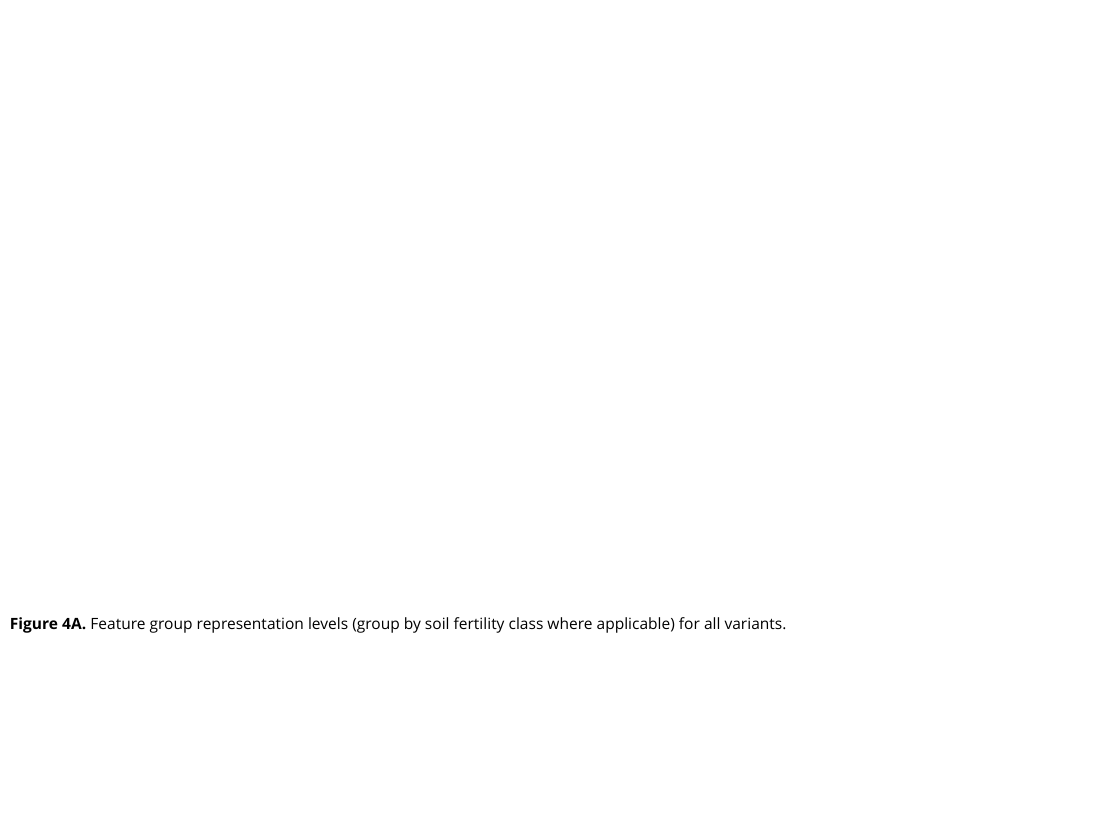
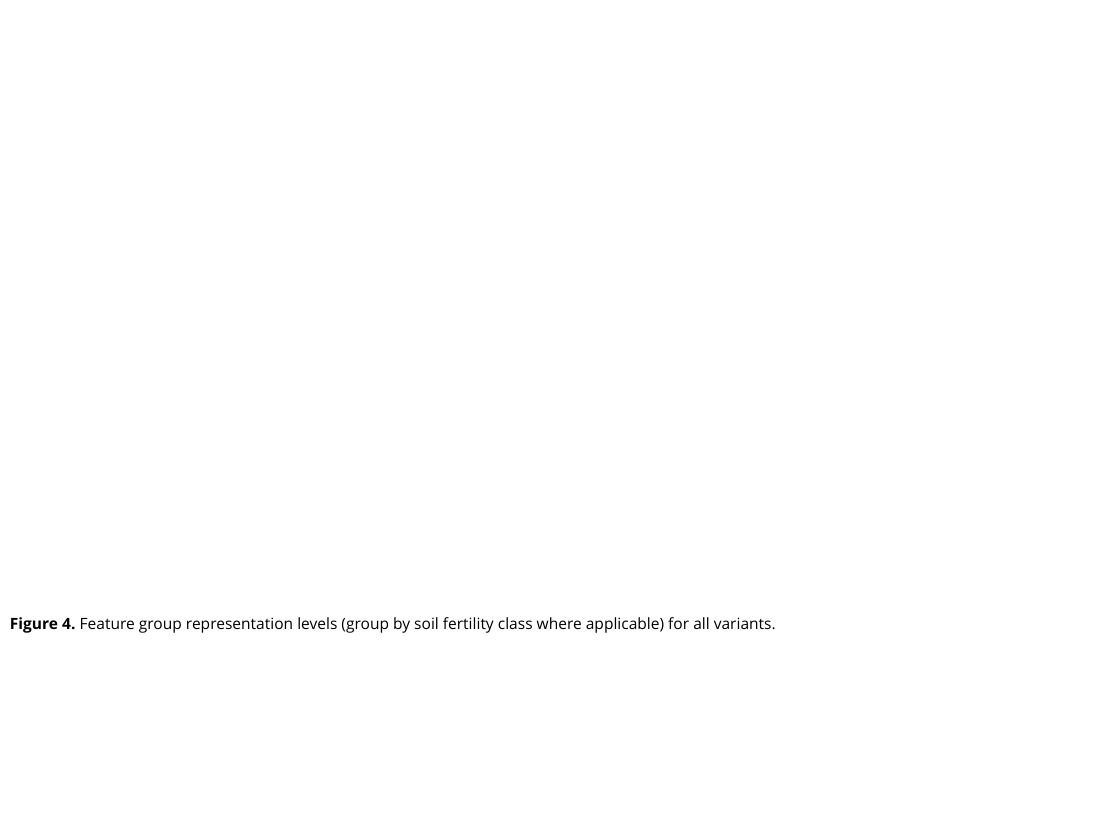
Before and after one commit to jlehtoma/validityms, a slide deck: slide 31 of reports/validity_ms_outline.ppt (slide 29 before the commit). Drawn at 1120x840 pixels with LibreOffice and Linux fonts; fonts in the diff are those of the drawing. Boxes give left, top, right and bottom in pixels: in the first picture for what was removed or moved away, otherwise in the second. Text is boxed around its words. In the diff, an @@ line names an element or a change of style, - is before the commit and + after.

```diff
--- a/reports/validity_ms_outline.ppt
+++ b/reports/validity_ms_outline.ppt
@@ text at (10,617,776,633): text changed @@
-Figure 4A. Feature group representation levels (group by soil fertility class where applicable) for all variants.
+Figure 4. Feature group representation levels (group by soil fertility class where applicable) for all variants.
```
Also in this commit, not shown: 23 other slides changed, 14 slides added, 9 slides removed.
